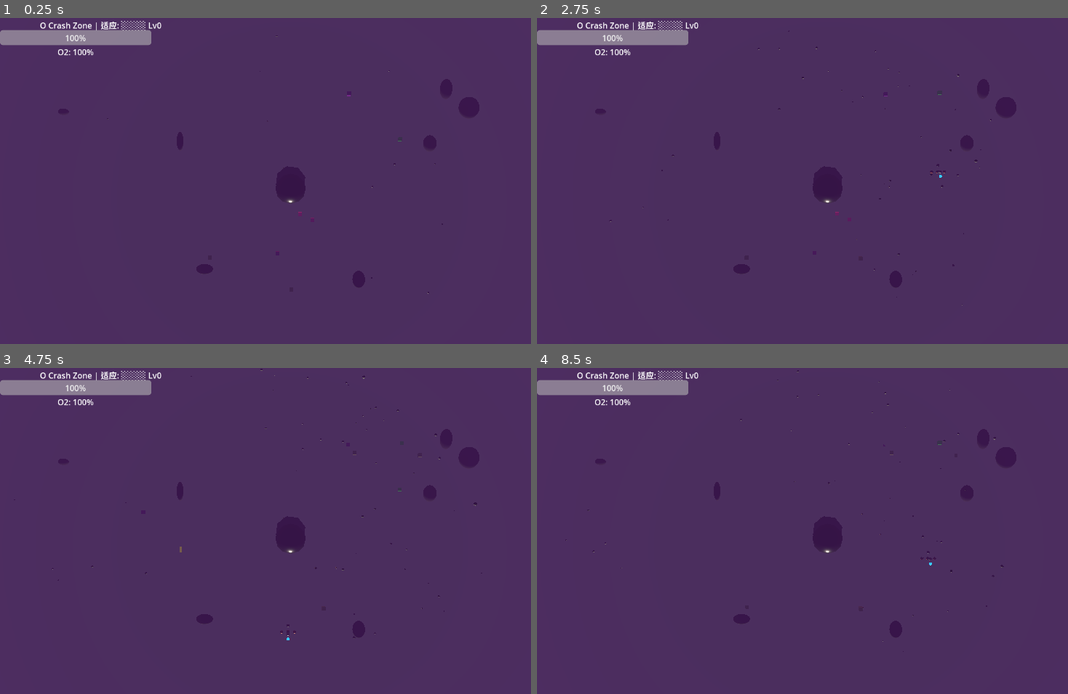
Above: before the commit, frames 1-4 (two rows, left to right).
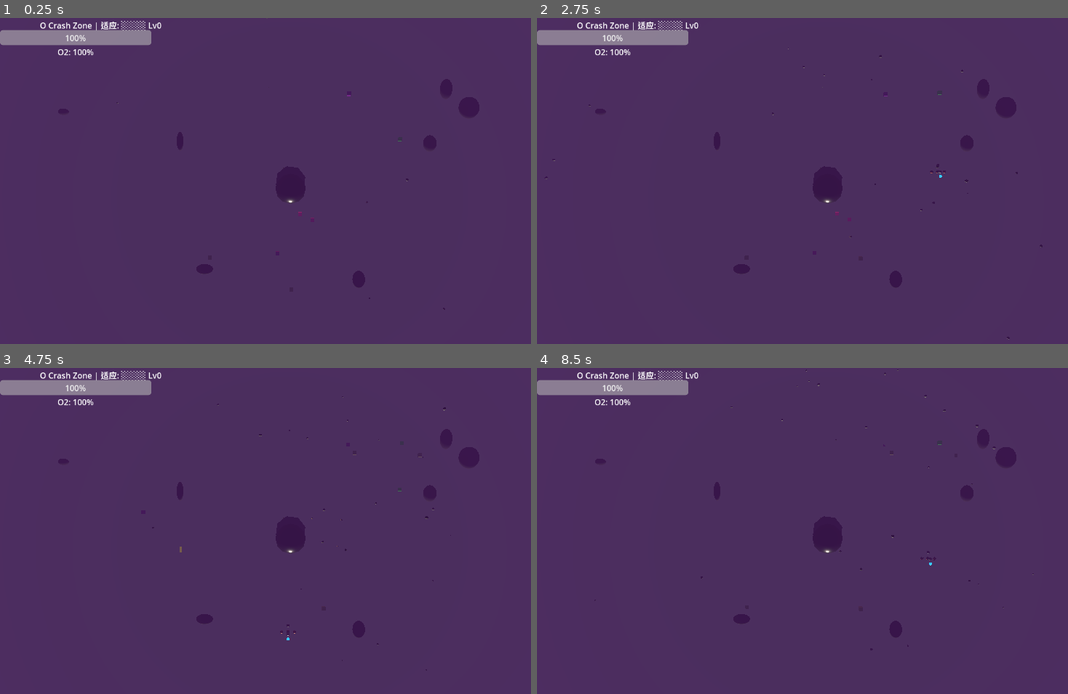
Above: after the commit, the same moments.

Repository: qnctx/star-abyss-game
Game: Godot game, scene res://scenes/main.tscn
The game is run twice, just before and just after one commit, with the same random seed, the same clock (stepped at 60 frames per second) and the same inputs.
Inputs (mouse positions are in pixels of both pictures, inside the frame that each line leads up to):
- Up to frame 1 (0.25 s): no input
- Up to frame 2 (2.75 s): tap Enter at 0.5 s; move the mouse to (956, 164) at 0.52 s; hold D (move_right) 0.53-1.28 s; hold E (interact) 0.53-1.28 s; move the mouse to (712, 197) at 1.27 s; hold S (move_back) 1.28-2.03 s; click (712, 197) at 1.35 s; move the mouse to (887, 109) at 2.02 s; hold D (move_right) from 2.03 s (still down); hold Shift (sprint) from 2.03 s (still down)
- Up to frame 3 (4.75 s): move the mouse to (260, 596) at 2.77 s; release D (move_right) at 2.78 s; release Shift (sprint) at 2.78 s; hold W (move_forward) 2.78-3.53 s; tap T (teleport) at 2.85 s; move the mouse to (467, 579) at 3.52 s; hold E (interact) 3.53-4.28 s; hold A (move_left) from 3.53 s (still down); move the mouse to (116, 482) at 4.27 s; click (116, 482) at 4.35 s
- Up to frame 4 (8.5 s): move the mouse to (855, 531) at 5.02 s; release A (move_left) at 5.03 s; hold S (move_back) 5.03-5.78 s; hold Shift (sprint) 5.03-5.78 s; tap Space at 5.75 s; move the mouse to (738, 449) at 5.77 s; hold D (move_right) 5.78-6.53 s; tap T (teleport) at 5.85 s; tap Enter at 6.5 s; move the mouse to (956, 514) at 6.52 s; hold W (move_forward) 6.53-7.28 s; hold E (interact) 6.53-7.28 s; move the mouse to (712, 547) at 7.27 s; hold D (move_right) 7.28-8.03 s; click (712, 547) at 7.35 s; move the mouse to (887, 459) at 8.02 s; hold S (move_back) from 8.03 s (still down); hold Shift (sprint) from 8.03 s (still down)

The runs differ from the first frame. In frame 1, less than 0.1% of the frame differs, in the area x 20-84%, y 5-90%; in frame 2, less than 0.1%; in frame 3, less than 0.1%, in the area x 9-91%, y 0-90%; in frame 4, less than 0.1%.
Error in both runs: Invalid assignment of property or key 'light_intensity' with value of type 'float' on a base object of type 'OmniLight3D'. (res://scripts/base_pod.gd:15)

Commit message:
visuals: toxic spores - slower floating purple particles, larger emission area

Diff:
--- a/src/scenes/vfx_toxic_spores.tscn
+++ b/src/scenes/vfx_toxic_spores.tscn
@@ -1,37 +1,37 @@
 [gd_scene load_steps=4 format=3]
 
 [sub_resource type="StandardMaterial3D" id="StandardMaterial3D_spore"]
-albedo_color = Color(0.5, 0.2, 0.8, 1)
+albedo_color = Color(0.45, 0.15, 0.6, 0.7)
 emission_enabled = true
-emission = Color(0.5, 0.2, 0.8, 1)
-emission_energy_multiplier = 0.3
+emission = Color(0.4, 0.1, 0.55, 1)
+emission_energy_multiplier = 0.5
 roughness = 0.2
 metallic = 0.1
 transparency = 1
 
 [sub_resource type="SphereMesh" id="SphereMesh_spore"]
-radius = 0.04
-height = 0.08
+radius = 0.06
+height = 0.12
 
 [sub_resource type="ParticleProcessMaterial" id="ParticleProcessMaterial_spore"]
 lifetime_randomness = 1.0
 direction = Vector3(0, 1, 0)
-spread = 45.0
-gravity = Vector3(0, 0.5, 0)
-initial_velocity_min = 0.5
-initial_velocity_max = 1.5
+spread = 80.0
+gravity = Vector3(0, 0.3, 0)
+initial_velocity_min = 0.2
+initial_velocity_max = 0.6
 angular_velocity_min = 0.0
 angular_velocity_max = 0.0
-scale_min = 0.5
-scale_max = 1.5
-color = Color(0.5, 0.2, 0.8, 0.8)
+scale_min = 0.4
+scale_max = 1.2
+color = Color(0.45, 0.15, 0.6, 0.6)
 emission_shape = 2
-emission_sphere_radius = 3.0
+emission_sphere_radius = 4.0
 
 [node name="VfxToxicSpores" type="GPUParticles3D"]
 emitting = true
-amount = 15
-lifetime = 3.0
+amount = 10
+lifetime = 4.0
 one_shot = false
 explosiveness = 0.0
 process_material = SubResource("ParticleProcessMaterial_spore")
